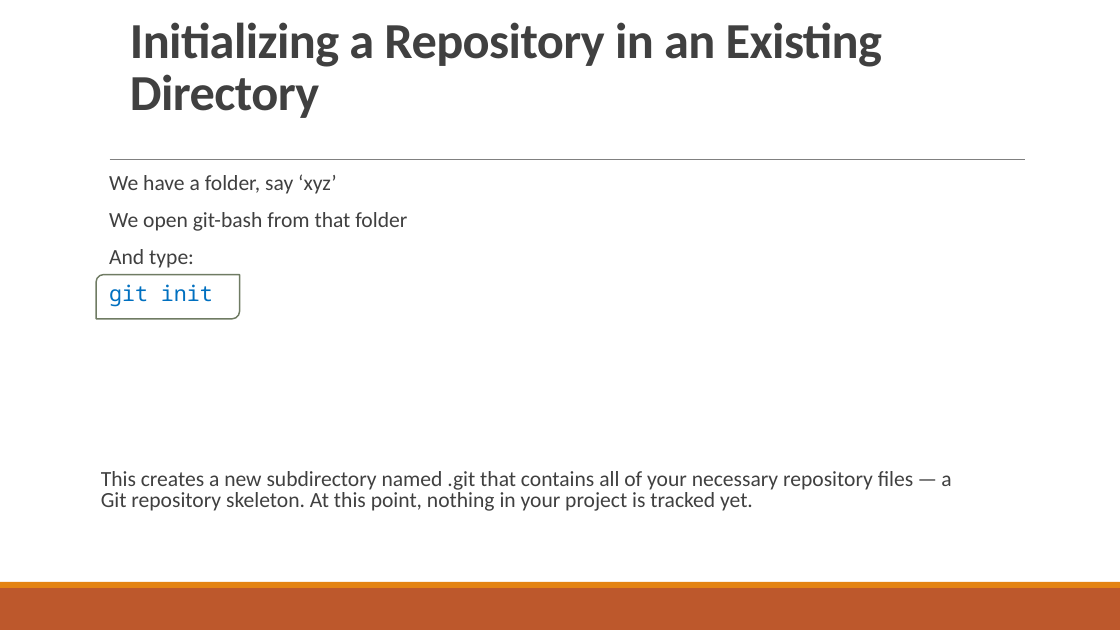
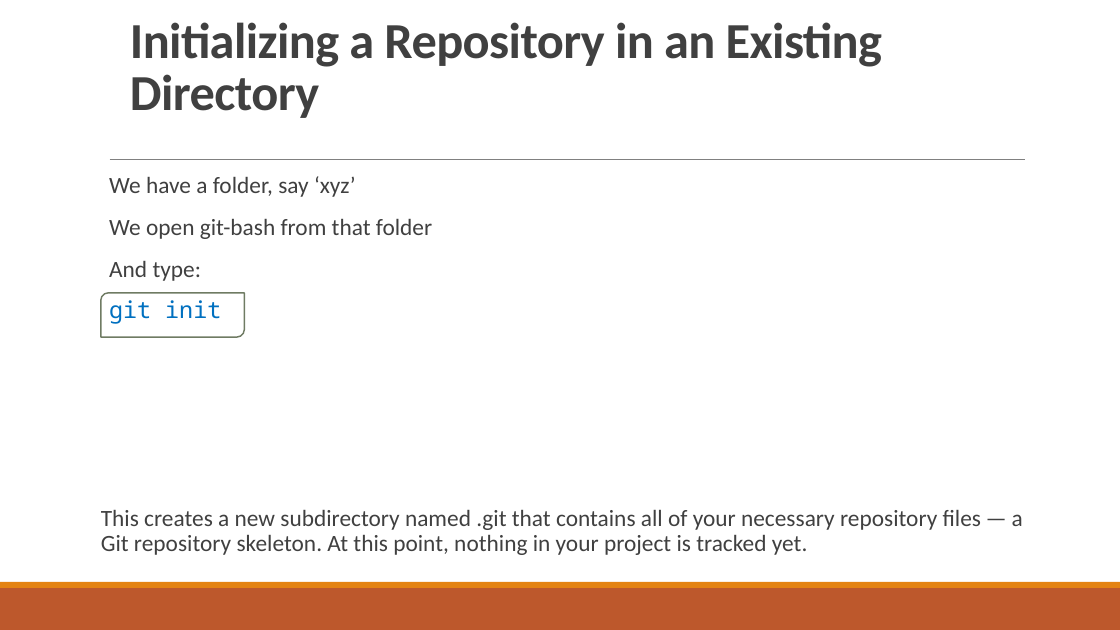
Before and after one commit to roshanlc/crash-course-on-git-and-github, a slide deck: slide 18 of Crash course on git and github.pptx. Drawn at 1120x630 pixels with LibreOffice and Linux fonts; fonts in the diff are those of the drawing. Boxes give left, top, right and bottom in pixels: in the first picture for what was removed or moved away, otherwise in the second. Text is boxed around its words. In the diff, an @@ line names an element or a change of style, - is before the commit and + after.

```diff
--- a/Crash course on git and github.pptx
+++ b/Crash course on git and github.pptx
@@ text "We have a folder, say ..." at box(101, 176, 1023, 555): size 18.5 to 20 pt; line spacing 0.8 to 0.9 @@
@@ round diag rect: place and size @@
-round diag rect at box(96, 275, 239, 319)
+round diag rect at box(101, 293, 245, 338)
```
Also in this commit, not shown: 3 other slides changed, 3 slides added, 2 slides removed.
